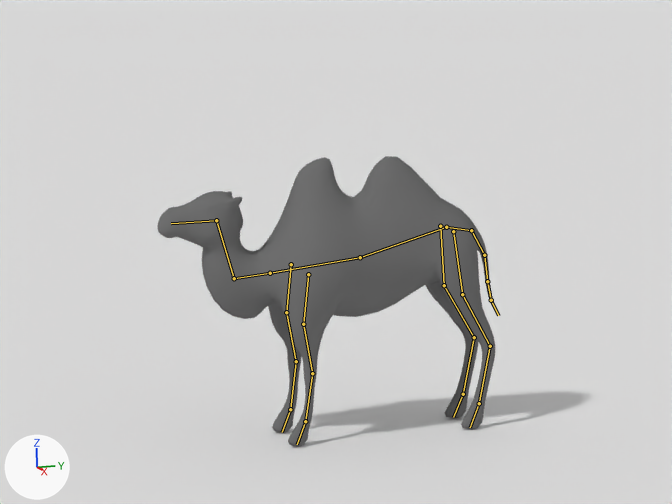
One commit to the Blender file camel.blend: the scene before it, then after it.
Both versions are drawn from the file's camera 'Camera'. Every picture has the same lights, and +X, +Y and +Z are marked at lower left. Both versions are drawn at frame 75 of the action 'ArmatureAction'; the numbers are the values there. The bones that bend it are drawn over the model as lines.

In view in the first picture: 'Camel', 'Plane'.
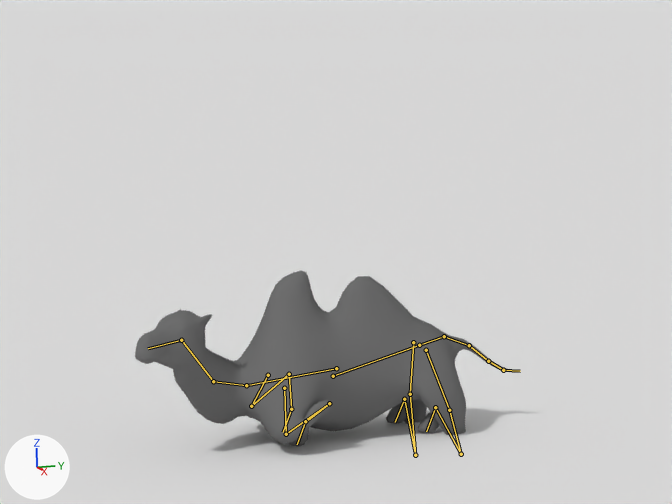
Edits to the bpy script that builds the scene:
```text
Change bone_body_front:
    where bone_body_front = bpy.data.objects['Armature'].pose.bones['Body_front']
    bone_body_front.location: (0.0, 0.0, 0.0) -> (0.0, 0.245, 0.705)
Change bone_head:
    where bone_head = bpy.data.objects['Armature'].pose.bones['Head']
    bone_head.location: (0.0, 0.0, 0.0) -> (-0.149, 0.285, -0.723)
    bone_head.rotation_quaternion: (1.0, 0.0, 0.0, 0.0) -> (0.961, 0.0, -0.003, 0.278)  # degrees (0, 0, 0) -> degrees (0, 0, 32)
Change bone_body_back:
    where bone_body_back = bpy.data.objects['Armature'].pose.bones['Body_back']
    bone_body_back.location: (0.0, 0.0, 0.0) -> (0.0, -0.393, -0.697)
Change bone_tail05:
    where bone_tail05 = bpy.data.objects['Armature'].pose.bones['Tail05']
    bone_tail05.location: (0.007, -0.002, 0.016) -> (0.0, 0.479, -0.092)
    bone_tail05.rotation_quaternion: (0.996, 0.021, -0.007, -0.003) -> (0.873, 0.488, 0.0, -0.002)  # degrees (2, -1, 0) -> degrees (58, 0, 0)
Change bone_toe_l:
    where bone_toe_l = bpy.data.objects['Armature'].pose.bones['Toe.L']
    bone_toe_l.location: (0.0, 0.0, 0.0) -> (-0.005, 0.12, 0.28)
Change bone_toe_r:
    where bone_toe_r = bpy.data.objects['Armature'].pose.bones['Toe.R']
    bone_toe_r.location: (0.0, 0.0, 0.0) -> (0.007, 0.165, 0.386)
```

What differs and where, as boxes (x1, y1, x2, y2) in the pictures (672 x 504 px):
'Camel', posed (12% wider, 40% shorter)
    before: (158, 156, 499, 446)
    after: (135, 271, 518, 446)
bone 'Body_front', root to tip
    before: (360, 257) to (270, 273)
    after: (336, 368) to (246, 385)
bone 'Head', root to tip
    before: (216, 220) to (171, 223)
    after: (181, 340) to (148, 348)
bone 'Body_back', root to tip
    before: (360, 257) to (446, 227)
    after: (333, 376) to (419, 345)
bone 'Tail05', root to tip
    before: (491, 300) to (498, 315)
    after: (503, 370) to (520, 371)
bone 'Toe.L', root to tip
    before: (479, 403) to (470, 427)
    after: (435, 407) to (426, 431)
bone 'Toe.R', root to tip
    before: (463, 394) to (453, 417)
    after: (404, 399) to (395, 422)
